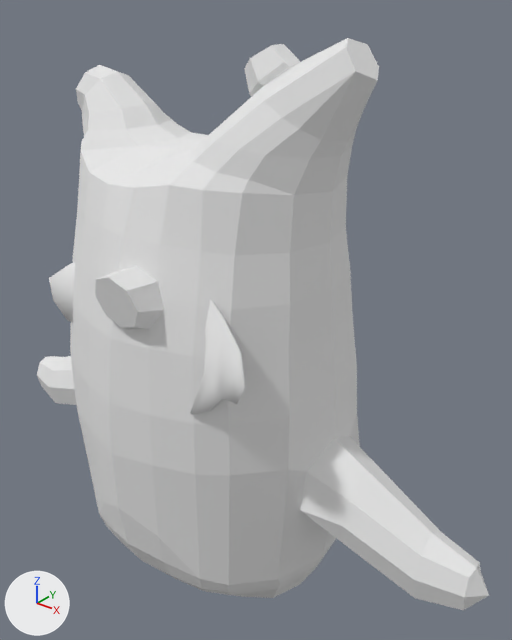
An edit to the OBJ model assets/korok_3/special_attack/frame_0007.obj, drawn before and after from the same camera.
Before and after are seen from a camera (50 mm lens) standing at (1.73, -1.88, 1.57) and looking at (0.11, 0.14, 0.31). Arrows for +X, +Y and +Z are at lower left; the lights stay in place. Where no turn or scale is listed for an object, it has been applied to the vertices.

Objects in the first picture: 'korok', 'leaf', 'nose'.
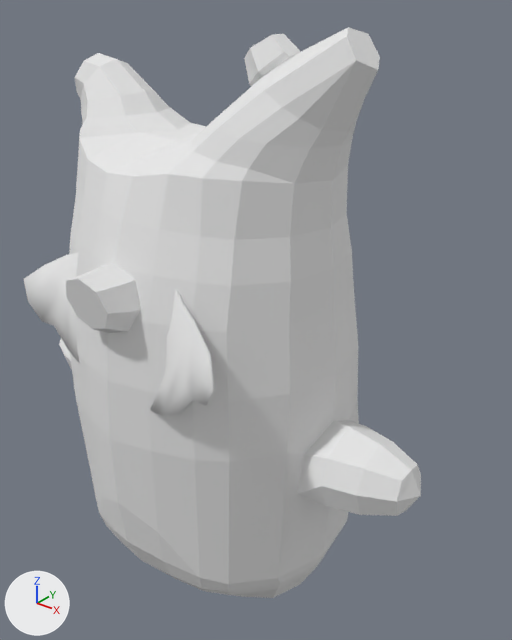
Changed parts and their boxes (x1, y1, x2, y2) in the pictures (512 x 640 px; the box of a moved part takes in the faces that stretch with it):
'korok', reshaped (20% narrower)
    before: (37, 38, 489, 610)
    after: (59, 27, 421, 598)
'leaf', mesh moved
    before: (49, 262, 246, 414)
    after: (24, 252, 215, 416)
'nose', mesh moved
    before: (95, 266, 164, 330)
    after: (66, 263, 141, 333)
part 1 of me_korok, moved or reshaped
    before: (37, 38, 489, 610)
    after: (59, 27, 421, 547)

Edits to the bpy script that builds the scene:
```text
Change me_korok:
    used by ob_korok; location = (0.0, 0.0, 0.0)
    remove me_korok.from_pydata(...)  # 888 vertices, 938 faces; spans x -1.25..1.25, y -0.56..0.65, z -0.94..1.41
    add me_korok.from_pydata(...)  # 888 vertices, 938 faces; spans x -0.96..0.96, y -0.56..0.65, z -0.94..1.44
    me_korok part 1: 608 of 888 vertices moved; they spanned x -1.25..1.25, y -0.56..0.65, z -0.56..1.41 and now span x -0.96..0.96, y -0.56..0.65, z -0.55..1.44; mean shift (0.0, 0.0, 0.08); largest move (1.25, -0.01, -0.33) -> (0.96, -0.01, -0.05)
Change me_leaf:
    where me_leaf.from_pydata(...)  # 142 vertices, 140 faces; spans x -0.454..0.561, y -0.474..-0.268, z 0.208..0.983
    used by ob_leaf; location = (0.0, 0.0, 0.0)
    me_leaf part 2: the whole mesh is moved by (-0.067, -0.067, 0.0)
Change me_nose:
    where me_nose.from_pydata(...)  # 48 vertices, 36 faces; spans x -0.065..0.198, y -0.55..-0.301, z 0.446..0.729
    used by ob_nose; location = (0.0, 0.0, 0.0)
    me_nose part 3: the whole mesh is moved by (-0.067, -0.067, 0.0)
```
